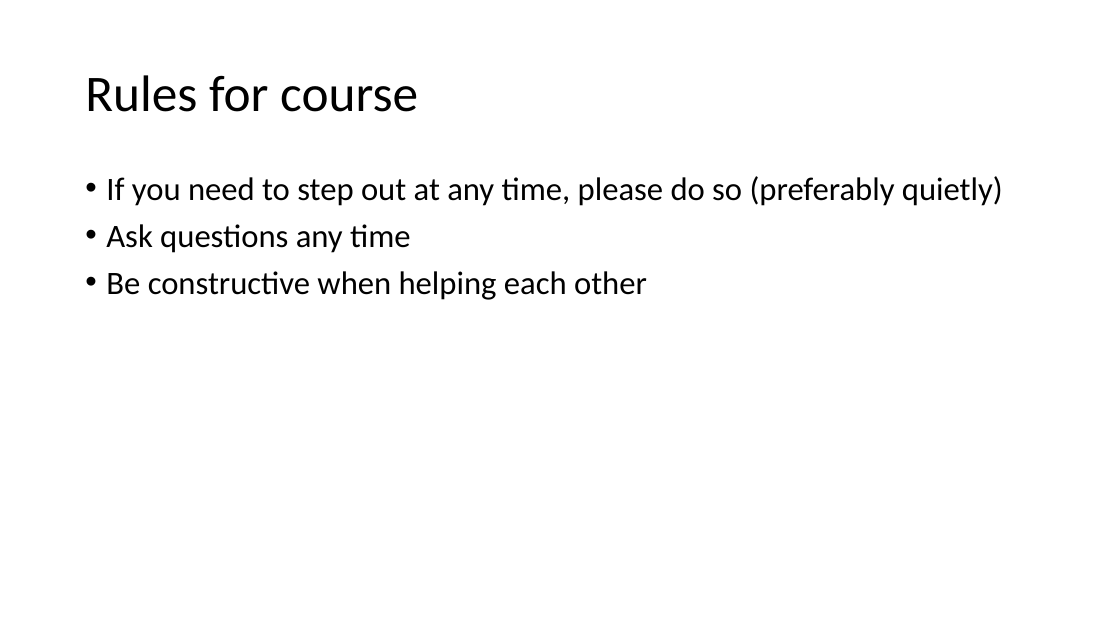
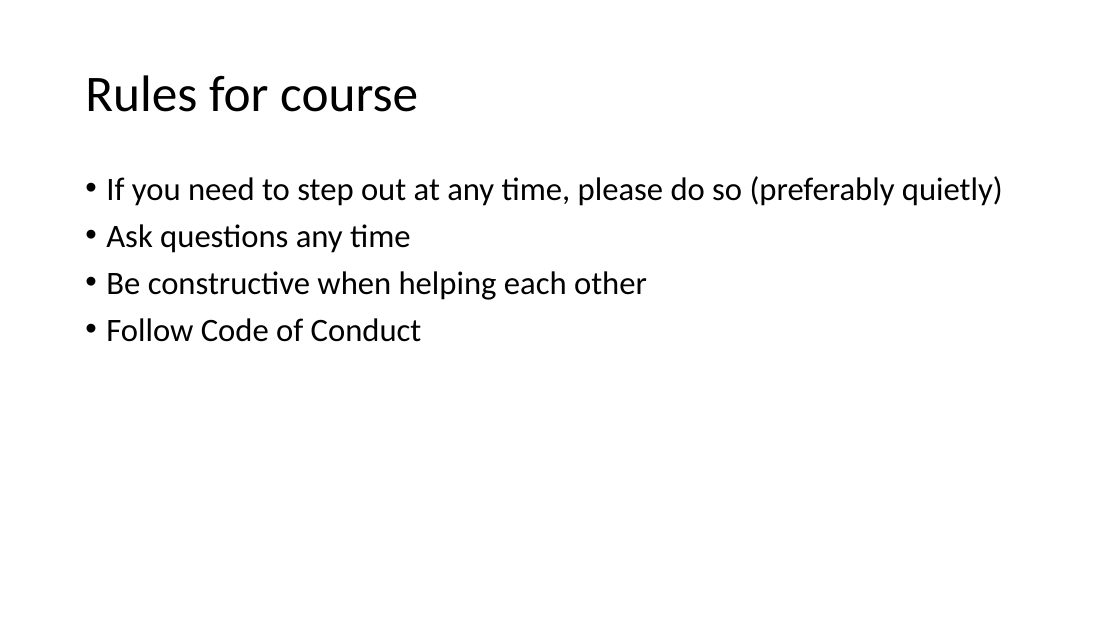
Before and after one commit to DoriMG/SN_python_course, a slide deck: slide 8 of lectures/0_introduction.pptx. Drawn at 1120x630 pixels with LibreOffice and Linux fonts; fonts in the diff are those of the drawing. Boxes give left, top, right and bottom in pixels: in the first picture for what was removed or moved away, otherwise in the second. Text is boxed around its words. In the diff, an @@ line names an element or a change of style, - is before the commit and + after.

```diff
--- a/lectures/0_introduction.pptx
+++ b/lectures/0_introduction.pptx
@@ text at <box>106,318,422,342</box>: paragraph added @@
+• Follow Code of Conduct
```
Also in this commit, not shown: 1 other slide changed.
